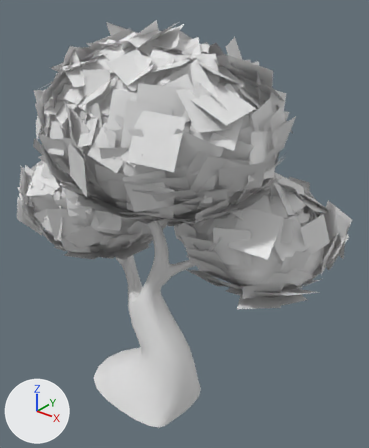
One commit to the glTF model public/models/TreeV3.glb: the scene before it, then after it.
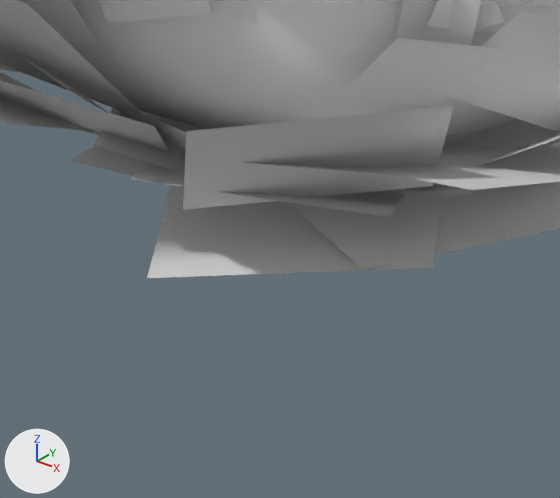
Old and new are each drawn whole from a 50 mm lens placed at (8.91, -9.42, 11.97), pointed at (0.58, 0.99, 5.51) and again close up on the part from 58% to 81% of the width and 60% to 77% of the height. The lights are fixed; the arrows at lower left show +X, +Y and +Z. The last two pictures show the newer version. Vertices at exactly the same position are counted once.

Objects in the first close-up: 'CanopyBlob.001', 'CanopyLeaves.001'.
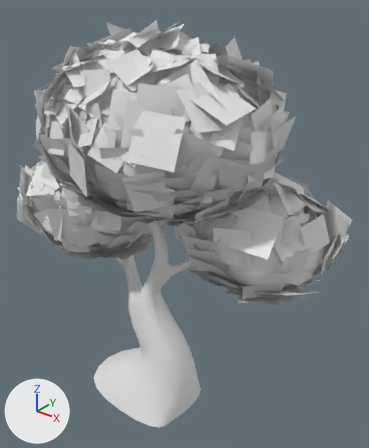
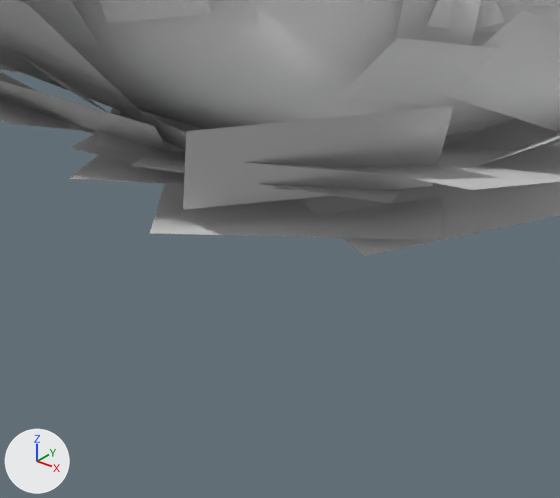
Commit message: Trim the tree (quite literally)

The change in detail:
me_canopyleaves_001 is used by ob_canopyleaves_001; location (0.168, 0.674, 6.448).
me_canopyleaves_001 had 4788 vertices, 2394 faces and spanned x -5.67..4.94, y -3.3..2.63, z -2.57..4.6.
me_canopyleaves_001 now has 4808 vertices, 2404 faces and spans x -5.67..4.94, y -3.3..2.63, z -2.57..4.6.
Part 1, on me_canopyleaves_001:
40 vertices in x 1.45..4.48, y -1.11..1.88, z -2.04..-1.47 move by (0.0, 0.0, 0.06).
4 vertices move from x 2.75..4.15, y -1.11..0.32, z -1.97..-1.69 to x 2.75..4.15, y -1.11..0.32, z -1.95..-1.58.
20 vertices are added at x 1.13..3.98, y -1.16..1.61, z -1.96..-1.45.
10 new faces join them.

Changed parts and their boxes (x1, y1, x2, y2) in the close-ups (560 x 498 px; the box of a moved part takes in the faces that stretch with it):
'CanopyLeaves.001', reshaped
    before: (0, 0, 560, 278)
    after: (0, 0, 560, 256)
part 1 of me_canopyleaves_001, moved or reshaped
    before: (70, 138, 560, 278)
    after: (70, 119, 560, 256)
